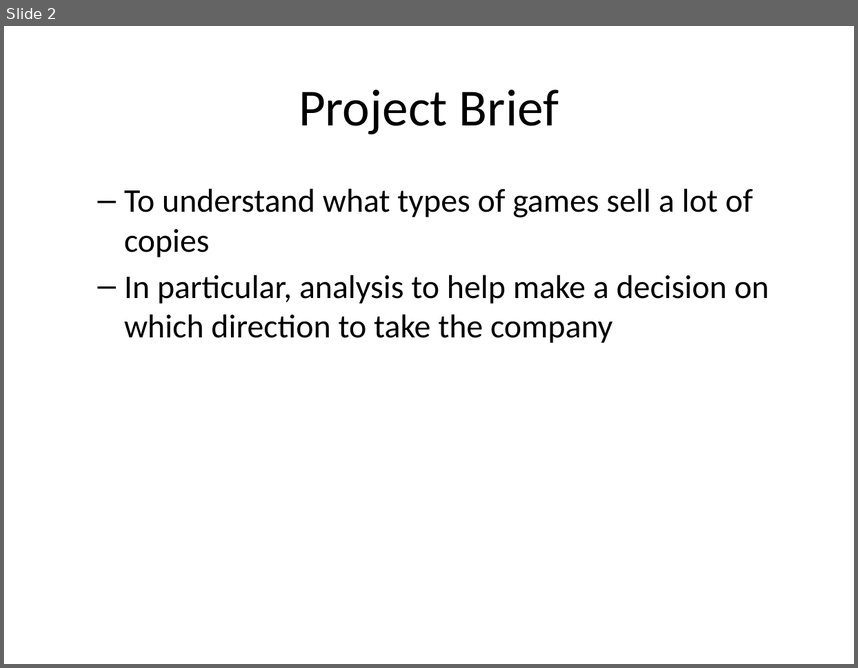
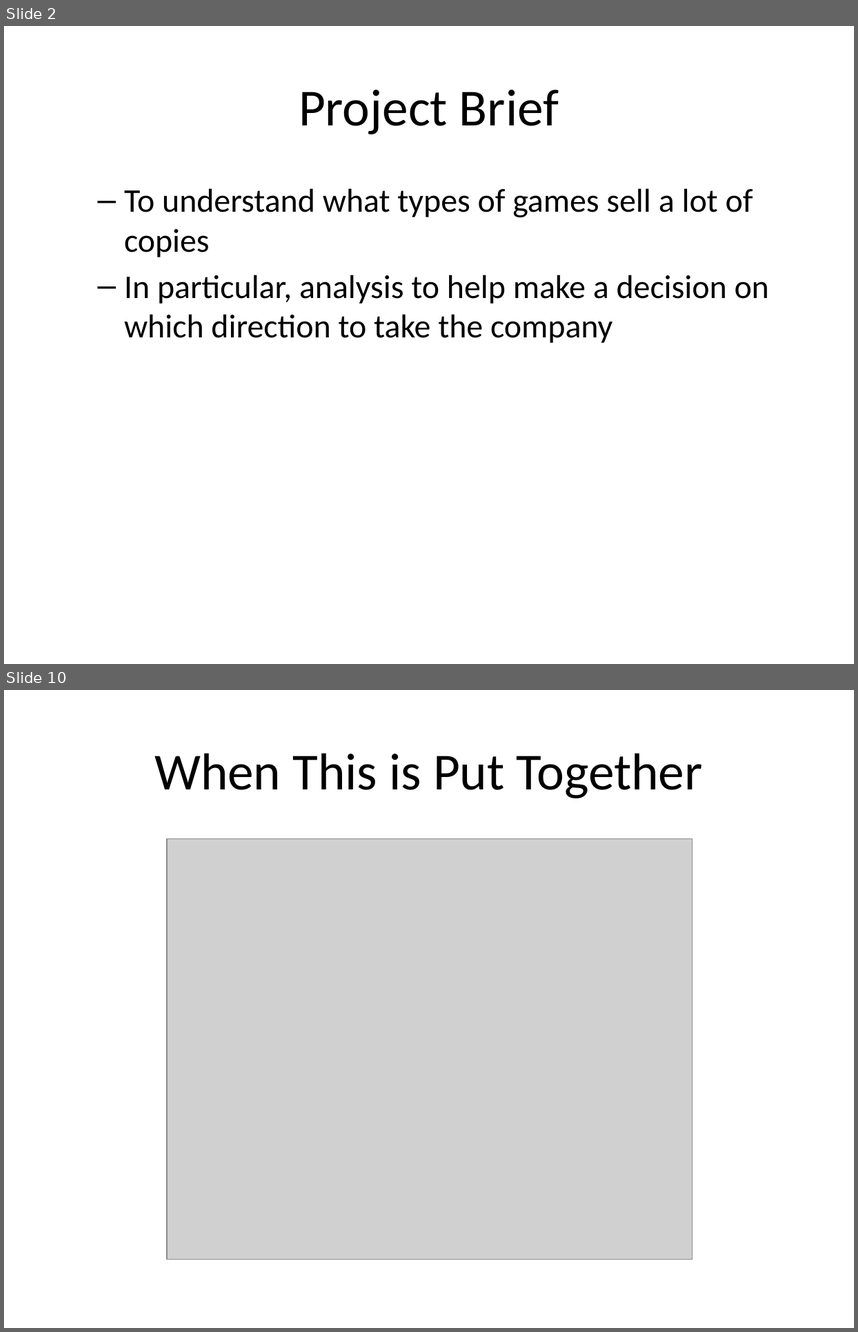
Before and after one commit to DhileasHeywood/video_games_project, a slide deck: documentation/video_games_presentation.pptx. Shown one above the other, each under a label of ours: slide 2 before the commit, slides 2 and 10 after it; the slides between them are not shown. The pictures are 858x668 and 858x1332 pixels, drawn with LibreOffice and Linux fonts; fonts in the diff are those of the drawing; grey boxes stand for pictures. Boxes give left, top, right and bottom in pixels: in the first picture for what was removed or moved away, otherwise in the second. Text is boxed around its words. In the diff, an @@ line names an element or a change of style, - is before the commit and + after.

```diff
--- a/documentation/video_games_presentation.pptx
+++ b/documentation/video_games_presentation.pptx
@@ slide 10 added at [4,690,854,1328], background #FFFFFF @@
@@ title added at [154,753,703,798], 44 pt, text #000000 @@
+When This is Put Together
@@ picture added at [168,839,693,1259] @@
```
Also in this commit, not shown: 1 slide changed, 7 other slides added, 1 slide removed, 7 other files.
